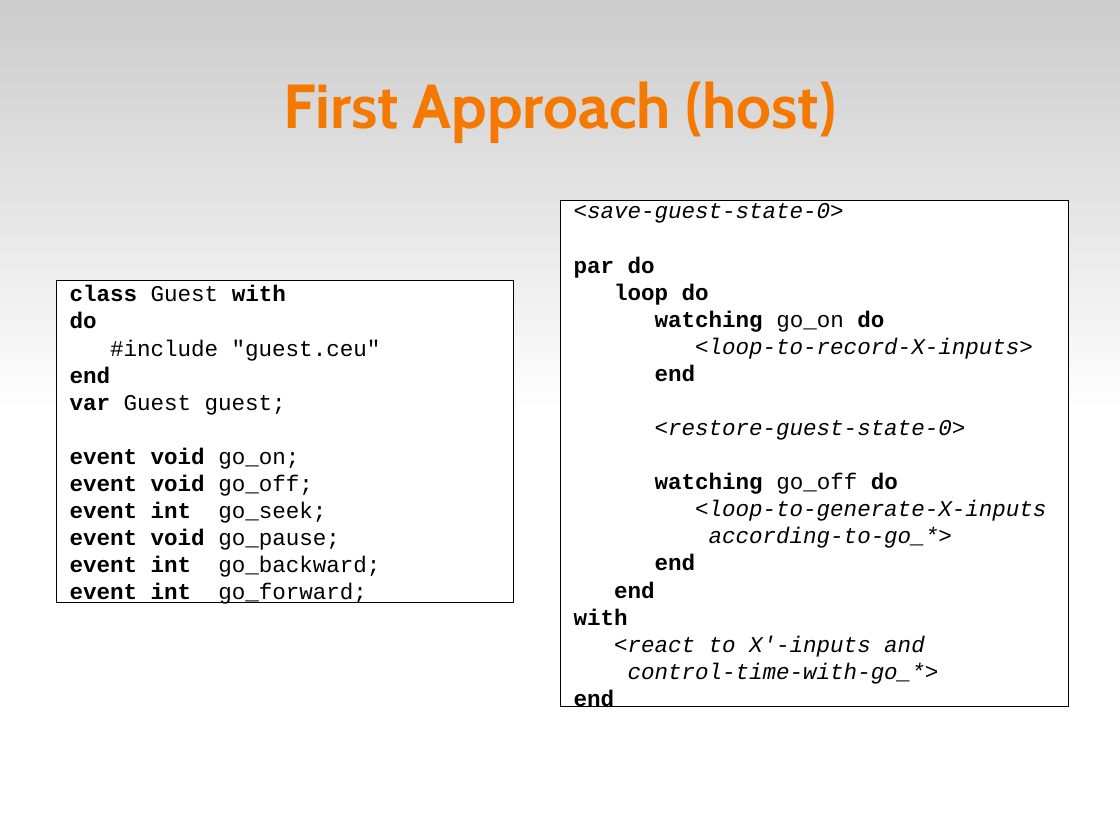
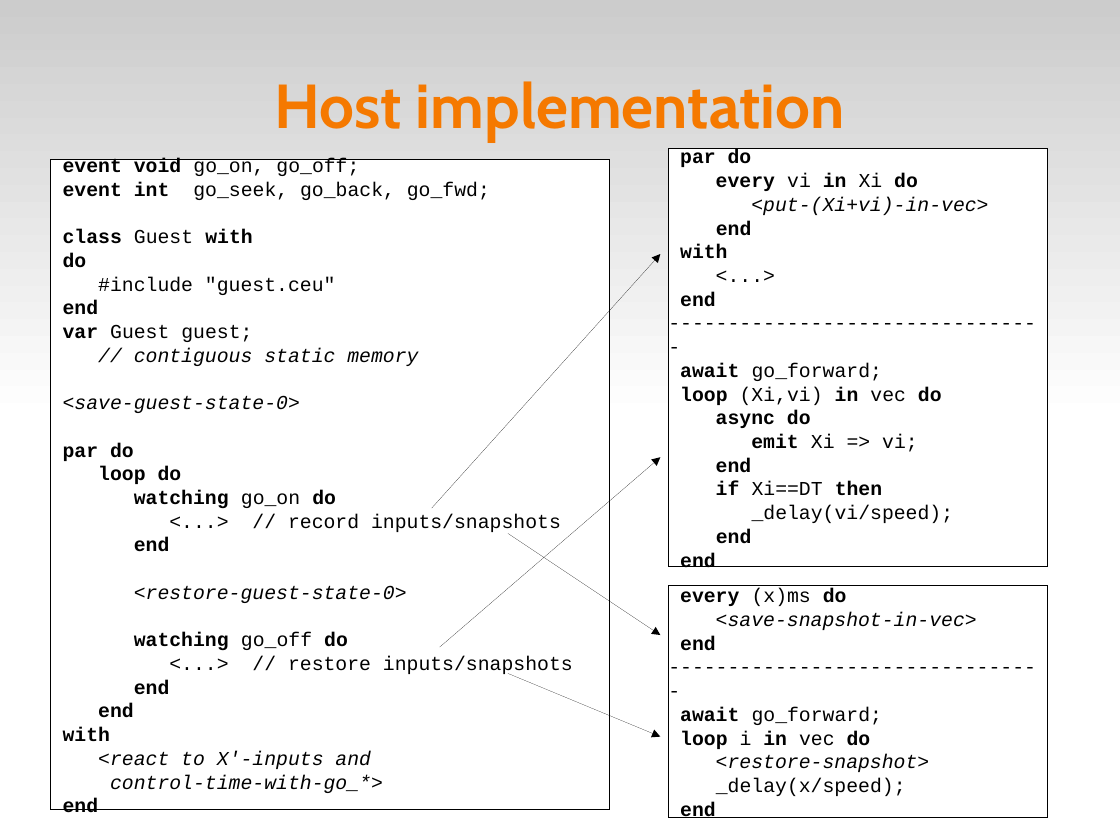
Before and after one commit to fsantanna-no/ceu-docs, a slide deck: slide 10 of TM/ceu_tm.odp. Drawn at 1120x840 pixels with LibreOffice and Linux fonts; fonts in the diff are those of the drawing. Boxes give left, top, right and bottom in pixels: in the first picture for what was removed or moved away, otherwise in the second. Text is boxed around its words. In the diff, an @@ line names an element or a change of style, - is before the commit and + after.

```diff
--- a/TM/ceu_tm.odp
+++ b/TM/ceu_tm.odp
@@ title at (x1=274, y1=81, x2=845, y2=142): text changed @@
-First Approach (host)
+Host implementation
@@ rectangle added at (x1=669, y1=148, x2=1049, y2=566), fill #FFFFFF, outline #000000 0 pt, 14 pt, text #000000 @@
+par do
+every vi in Xi do
+<put-(Xi+vi)-in-vec>
+end
+with
+<...>
+end
+--------------------------------
+await go_forward;
+loop (Xi,vi) in vec do
+async do
+emit Xi => vi;
+end
+if Xi==DT then
+_delay(vi/speed);
+end
+end
@@ rectangle "event void go_on, go_off;" resized from (x1=560, y1=200, x2=1068, y2=706) to (x1=51, y1=160, x2=610, y2=809) @@
@@ text in rectangle at (x1=63, y1=158, x2=490, y2=366): paragraphs added @@
+event void go_on, go_off;
+event int go_seek, go_back, go_fwd;
+class Guest with
+do
+#include "guest.ceu"
+end
+var Guest guest;
+// contiguous static memory
@@ arrow added from (432, 508) to (661, 254), #000000 0 pt @@
@@ rectangle removed at (x1=56, y1=281, x2=513, y2=603) @@
-class Guest with
-do
-#include "guest.ceu"
-end
-var Guest guest;
-event void go_on;
-event void go_off;
-event int go_seek;
-event void go_pause;
-event int go_backward;
-event int go_forward;
@@ text in rectangle at (x1=63, y1=395, x2=407, y2=813): size 16 to 14 pt in "<save-guest-state-0>", "par do", "loop do", "watching go_on do" and 9 more places @@
@@ arrow added from (440, 647) to (661, 457), #000000 0 pt @@
@@ text in rectangle at (x1=288, y1=514, x2=561, y2=534): text changed; size 16 to 14 pt; italic off @@
-<loop-to-record-X-inputs>
+<...> // record inputs/snapshots
@@ arrow added from (508, 534) to (661, 635), #000000 0 pt @@
@@ rectangle added at (x1=669, y1=585, x2=1049, y2=817), fill #FFFFFF, outline #000000 0 pt, 14 pt, text #000000 @@
+every (x)ms do
+<save-snapshot-in-vec>
+end
+--------------------------------
+await go_forward;
+loop i in vec do
+<restore-snapshot>
+_delay(x/speed);
+end
@@ text in rectangle at (x1=288, y1=656, x2=573, y2=676): text changed; size 16 to 14 pt; italic off @@
-<loop-to-generate-X-inputs
-according-to-go_*>
+<...> // restore inputs/snapshots
@@ arrow added from (508, 674) to (661, 737), #000000 0 pt @@
```
Also in this commit, not shown: 9 other slides changed, 4 slides added, 3 slides removed, 7 other files.
